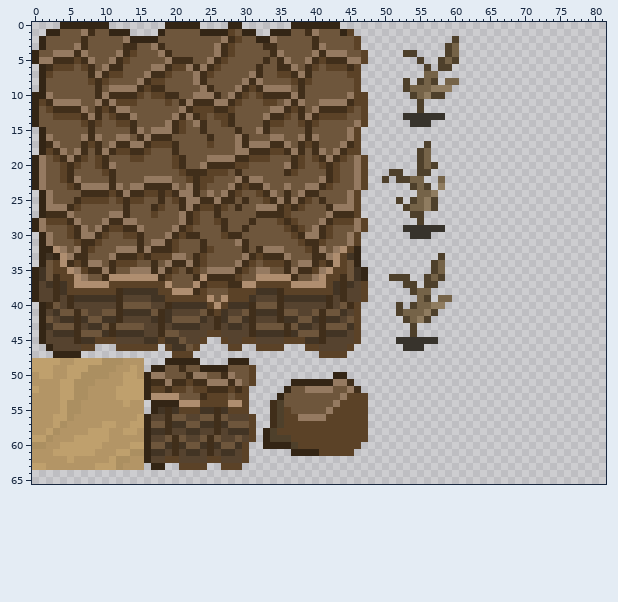
Two states of a sprite sheet, resources/tileset/map_tileset.png. The picture above is the old version.
The file is 96x96 pixels. Colours within 5 levels of each other are drawn and written as one. Shown: x 0..81, y 0..65.
New version:
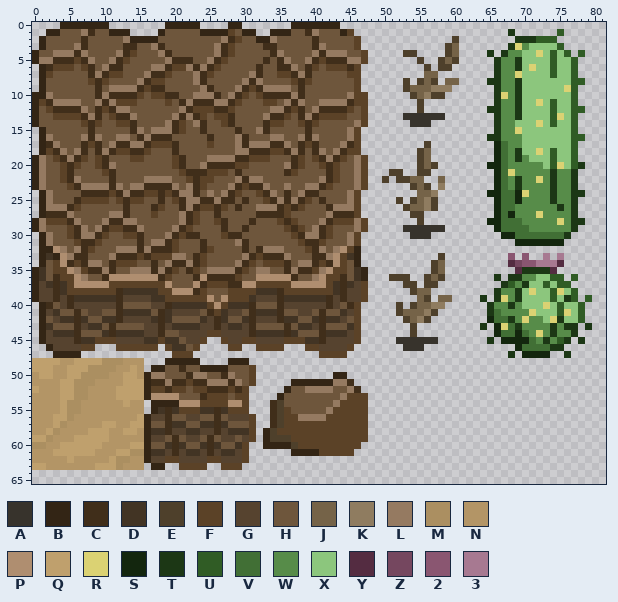
Palette (. is transparent): A #37332c  B #332515  C #402e1a  D #423424  E #4e402b  F #5b4227  G #56432f  H #6e563c  J #756348  K #8f7c60  L #957a61  M #ab8f61  N #b39566  P #af8e70  Q #bfa06d  R #dbd273  S #13260e  T #1c3715  U #305c25  V #416f35  W #578c49  X #8cc67d  Y #542c41  Z #75475f  2 #8a5671  3 #a77991
Change:
@@ x 62..81 @@
  0 ....................
- 1 ....................
- 2 ....................
- 3 ....................
- 4 ....................
- 5 ....................
- 6 ....................
- 7 ....................
- 8 ....................
- 9 ....................
-10 ....................
-11 ....................
-12 ....................
-13 ....................
-14 ....................
-15 ....................
-16 ....................
-17 ....................
-18 ....................
-19 ....................
-20 ....................
-21 ....................
-22 ....................
-23 ....................
-24 ....................
-25 ....................
-26 ....................
-27 ....................
-28 ....................
-29 ....................
-30 ....................
-31 ....................
+ 1 ......T......U......
+ 2 .......TTTUUU.......
+ 3 ......TRWXXXXU......
+ 4 ...T.TWWXXRXUXU.U...
+ 5 ....TWWTXXXXUXXU....
+ 6 ....TWWTXRXXUXXU....
+ 7 ....TWWRXXXXUXXU....
+ 8 ...TTWWTXXXXXXXUU...
+ 9 ....TWWTXXXXXXRU....
+10 ....TRWTXXXXXXXU....
+11 ....TWWTXXRXUXXU....
+12 ...TTWWTXXXXUXXUU...
+13 ....TWWTXXXXURXU....
+14 ....TWWXXXRXUXXU....
+15 ....TWWRXXXXXXXU....
+16 ...TTWWWXXXXXXXUU...
+17 ....SVWWXXXXXXXU....
+18 ....SVWTXXRXUXXU....
+19 ....SVWTWXXXUXXU....
+20 ...SSVWWWWWXURXUT...
+21 ....SVRWWWWWTWWT....
+22 ....SVWTWWRWTWWT....
+23 ....SVWTWWWWTWWT....
+24 ...SSVVSRWWWTWWTT...
+25 ....SVVSWWWWTWWT....
+26 ....SVVWWWWWWTWT....
+27 ....SVSWWWRWWWWT....
+28 ...SSVVVWWWWWRWTT...
+29 ....SVVVVWWWWWWT....
+30 .....SSVVVVVVVT.....
+31 .......SSSSSSS......
 32 ....................
-33 ....................
-34 ....................
-35 ....................
-36 ....................
-37 ....................
-38 ....................
-39 ....................
-40 ....................
-41 ....................
-42 ....................
-43 ....................
-44 ....................
-45 ....................
-46 ....................
-47 ....................
+33 ......2.2..3.3......
+34 ......YZ22333Y......
+35 .......YTTTTY.......
+36 ....T.TTWWXXUU.U....
+37 .....TUWTXXUXUU.....
+38 ....TWWTXRXXURXU....
+39 ..T.TRWTXXXXUXTU.U..
+40 ...TWWTWXXXRXUXXU...
+41 ...TVWWWWRXXXURXU...
+42 ...SVVTWRWWXRTXXU...
+43 ..T.SRVTWWWWTWTT.T..
+44 ....SVVSVWRWTWWT....
+45 ...T.SSSSVWTWUT.T...
+46 .......SVVVVTT......
+47 ......T.SSSS..T.....
 48 ....................
Boxes around the changes in both pictures, in picture pixels (x1, y1, x2, y2):
added: (480, 29, 592, 358)
